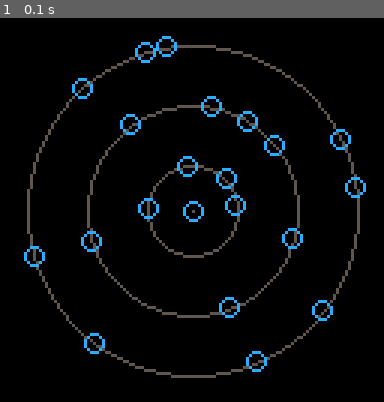
Above: before the commit, frame 1.
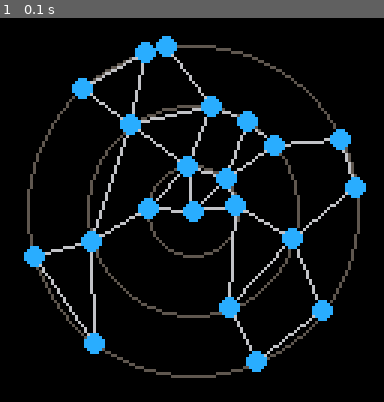
Above: after the commit, the same moment.

Repository: vitaminabcd/picorion
Game: PICO-8 cartridge map.p8
The game is run twice, just before and just after one commit, with the same random seed, the same clock (stepped at 60 frames per second) and the same inputs.
Inputs:
- Up to frame 1 (0.1 s): no input

The runs differ from the first frame. In frame 1, 5.4% of the frame differs, in the area x 7-95%, y 5-92%.

Commit message:
lines between planets

Diff:
--- a/map.p8
+++ b/map.p8
@@ -6,14 +6,15 @@
 -- math constants
 pi = 3.14159265359
 
+-- game constants
 planets = {}
 center = 64
 orbits = {0, 15, 35, 55}
-min_distance = 7
+min_planet_distance = 7
 
 function _init()
   -- createPlanets
-  for o=1,count(orbits) do
+  for o=1,#orbits do
     local num_planets = o == 1 and 1 or rnd(o) + o * 2
     for p=1,num_planets do create_planet(orbits[o], o) end
   end
@@ -29,16 +30,25 @@
   cls()
 
   -- draw orbits
-  for i=1,count(orbits) do
-    circ(center, center, orbits[i], 5)
+  for orbit in all(orbits) do
+    circ(center, center, orbit, 5)
   end
 
   -- draw planets
+  foreach(planets, draw_planet_connections)
   foreach(planets, draw_planet)
 end
 
 function draw_planet(planet)
-  circ(planet.x, planet.y, 3, 12)
+  -- draw a circle at the planets coords
+  circfill(planet.x, planet.y, 3, 12)
+end
+
+function draw_planet_connections(planet)
+  -- draw a line from the planet to its neighbors
+  for neighbor in all(planet.neighbors) do
+    line(planet.x, planet.y, neighbor.x, neighbor.y, 6)
+  end
 end
 
 -- planet init
@@ -58,16 +68,16 @@
     name = generate_planet_name(),
     x = x,
     y = y,
-    orbit = orbit
+    orbit = orbit,
+    neighbors = {}
   }
   add(planets, planet)
 end
 
--- make sure this planet wont be too close to any others
 function validate_planet(x, y)
-  for p=1,count(planets) do
-    local planet = planets[p]
-    if(distance(x, y, planet.x, planet.y) < min_distance) then
+  -- make sure this planet wont be too close to any others
+  for planet in all(planets) do
+    if(distance(x, y, planet.x, planet.y) < min_planet_distance) then
       return false
     end
   end
@@ -78,13 +88,42 @@
   return 'poop'
 end
 
--- connect with closest neighbor
--- connect with closest lower orbit
 function connect_planet(planet)
-  local neighbor
-  local lower_orbit
+  -- connect with closest neighbor
+  -- connect with closest lower orbit
+  -- might be able to save some tokens by putting this in the same
+  -- loop as in 'validate_planet'
+  -- but that would draw worse connections
+
+  -- find neighbors
+  local same_neighbor, lower_neighbor
+  local same_dist, lower_dist = 1000, 1000
   if planet.orbit == 1 then return end
+  for neighbor in all(planets) do
+    local dist = distance(neighbor.x, neighbor.y, planet.x, planet.y)
+    if dist ~= 0 then -- dont consider yourself your closest neighbor
+      if neighbor.orbit == planet.orbit and dist < same_dist then
+        same_dist = dist
+        same_neighbor = neighbor
+      elseif neighbor.orbit == (planet.orbit - 1) and dist < lower_dist then
+        lower_dist = dist
+        lower_neighbor = neighbor
+      end
+    end
+  end
 
+  -- make connections
+  connect_planets(same_neighbor, planet)
+  connect_planets(planet, same_neighbor)
+
+  connect_planets(lower_neighbor, planet)
+  connect_planets(planet, lower_neighbor)
+end
+
+function connect_planets(planet, neighbor)
+  if(indexOf(planet.neighbors, neighbor) == -1) then
+   add(planet.neighbors, neighbor)
+  end
 end
 
 -- math functions
@@ -97,5 +136,14 @@
   return x * x
 end
 
+function indexOf(t, object)
+  for i=1,#t do
+    if object == t[i] then
+      return i
+    end
+  end
+  return -1
+end
+
 
 __gfx__
